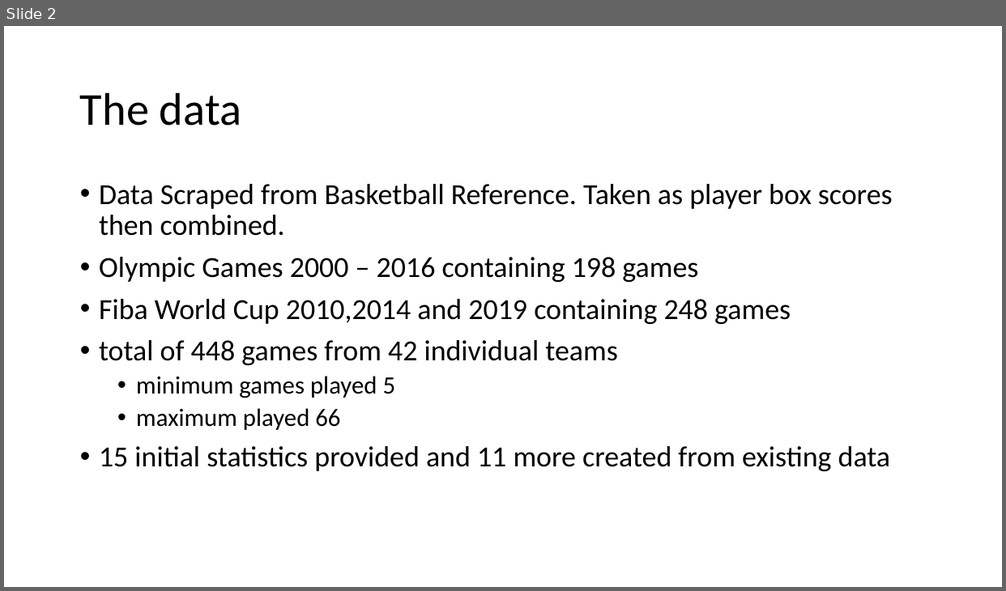
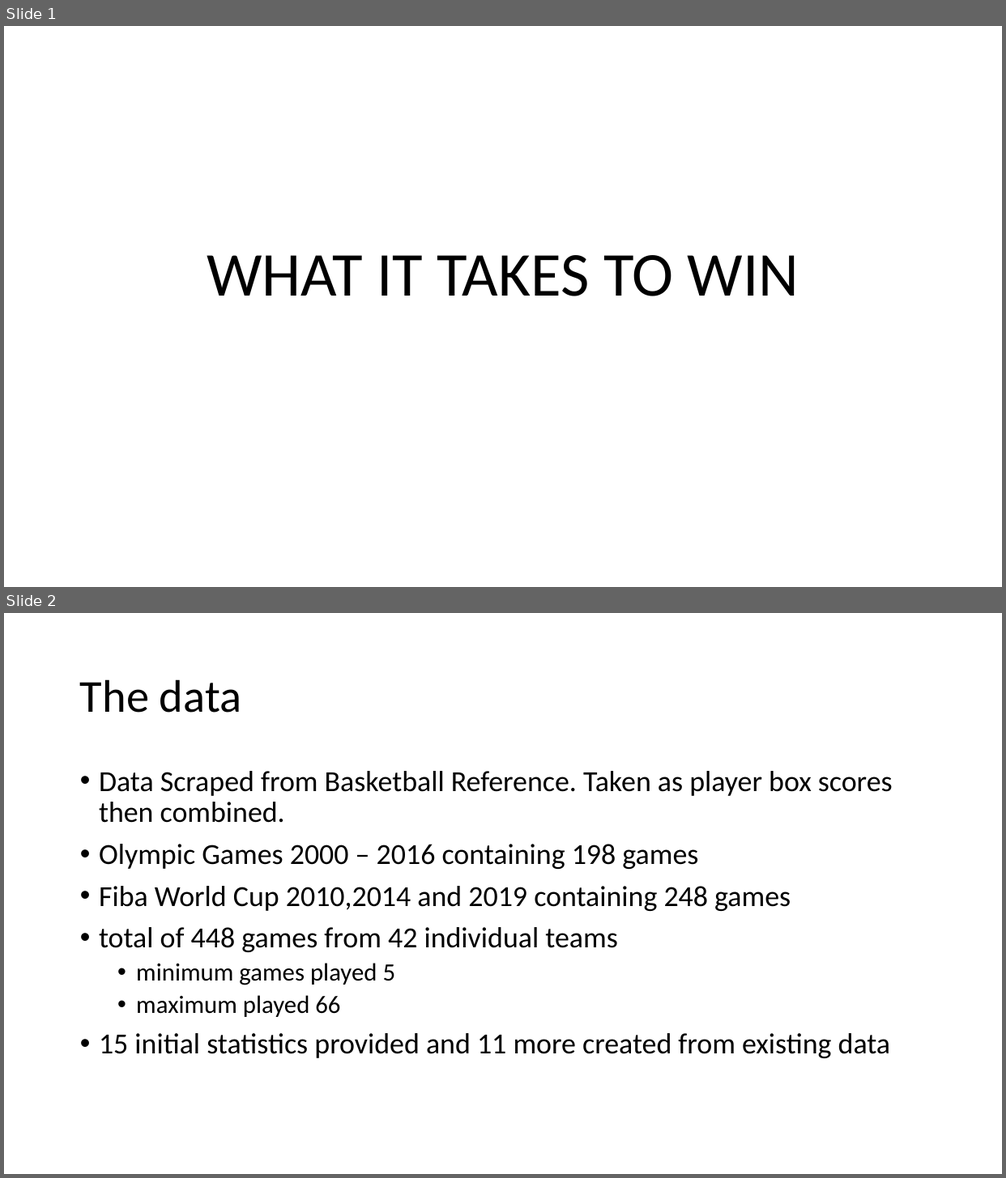
Before and after one commit to RobertRiddell/Olympic-Basketball, a slide deck: docs/Olympic Basketball.pptx. Shown one above the other, each under a label of ours: slide 2 before the commit, slides 1 and 2 after it. The pictures are 1006x591 and 1006x1178 pixels, drawn with LibreOffice and Linux fonts; fonts in the diff are those of the drawing. Boxes give left, top, right and bottom in pixels: in the first picture for what was removed or moved away, otherwise in the second. Text is boxed around its words. In the diff, an @@ line names an element or a change of style, - is before the commit and + after.

```diff
--- a/docs/Olympic Basketball.pptx
+++ b/docs/Olympic Basketball.pptx
@@ slide 1 added at (4,26,1002,587), background #FFFFFF @@
@@ title added at (206,255,799,297), 60 pt, text #000000 @@
+WHAT IT TAKES TO WIN
```
Also in this commit, not shown: 7 slides changed, 1 other slide added, 1 slide removed, 4 other files.
